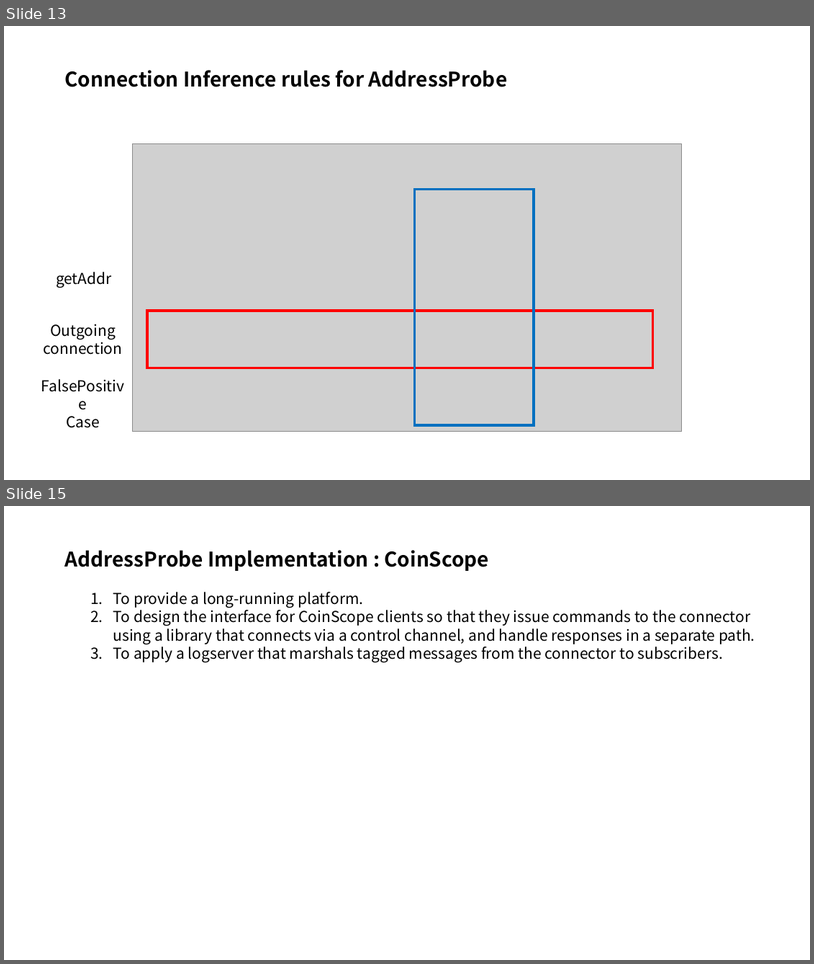
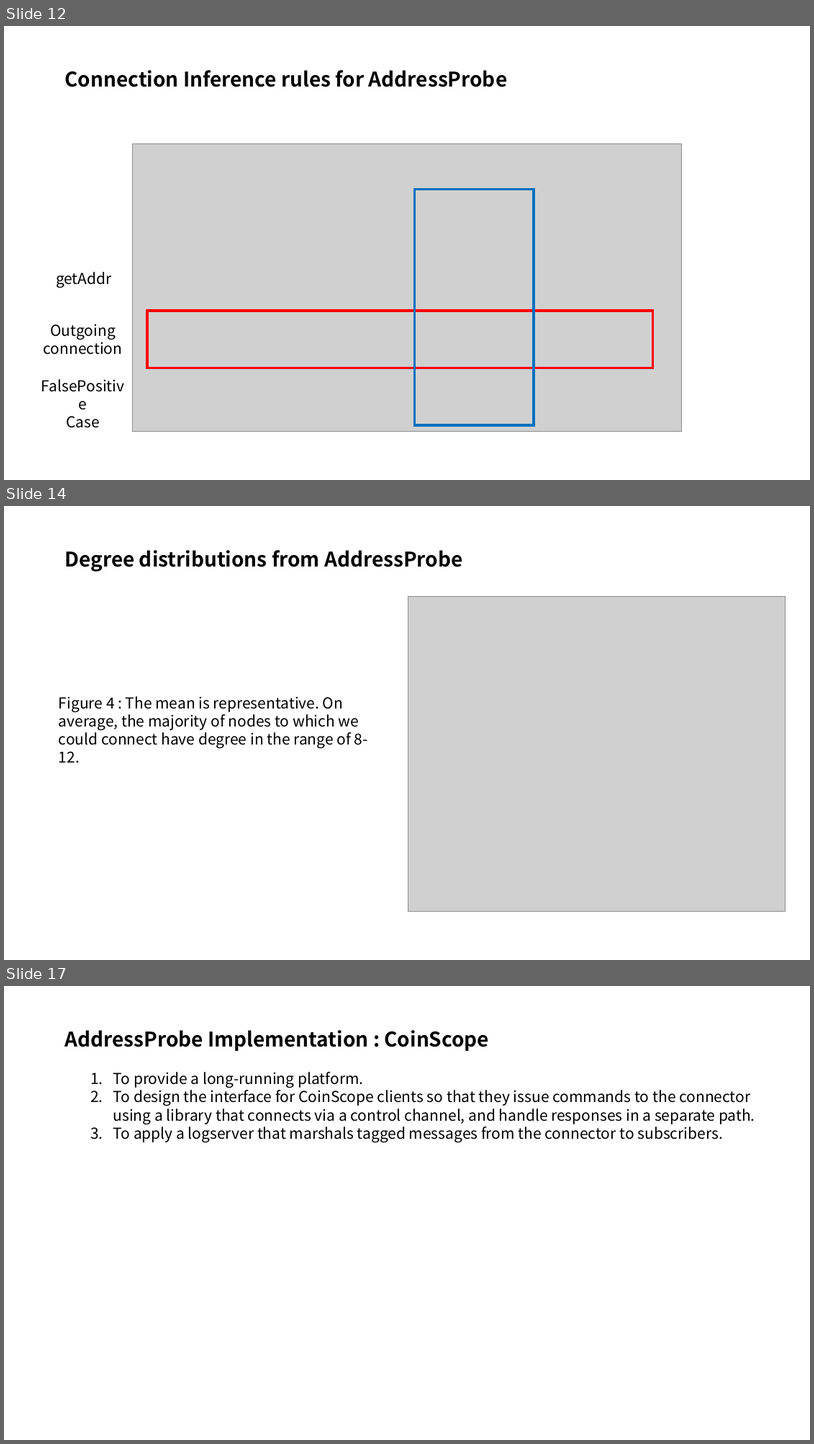
Before and after one commit to FelixSeol/paper, a slide deck: discovering/Discovering Bitcoin's Public topology.pptx. Shown one above the other, each under a label of ours: slides 13 and 15 before the commit, slides 12, 14 and 17 after it; the slides between them are not shown. The pictures are 814x964 and 814x1444 pixels, drawn with LibreOffice and Linux fonts; fonts in the diff are those of the drawing; grey boxes stand for pictures. Boxes give left, top, right and bottom in pixels: in the first picture for what was removed or moved away, otherwise in the second. Text is boxed around its words. In the diff, an @@ line names an element or a change of style, - is before the commit and + after.

```diff
--- a/discovering/Discovering Bitcoin's Public topology.pptx
+++ b/discovering/Discovering Bitcoin's Public topology.pptx
@@ slide 14 added at [4,506,810,960], background #FFFFFF @@
@@ text added at [65,550,463,572], 24 pt, text #000000, bold @@
+Degree distributions from AddressProbe
@@ picture added at [409,597,786,911] @@
@@ text added at [59,696,368,762], 18 pt, text #000000 @@
+Figure 4 : The mean is representative. On average, the majority of nodes to which we could connect have degree in the range of 8-12.
@@ what was slide 13 is now slide 12 @@
@@ what was slide 15 is now slide 17 @@
```
Also in this commit, not shown: 2 slides changed, 2 other slides added, 1 slide removed.
